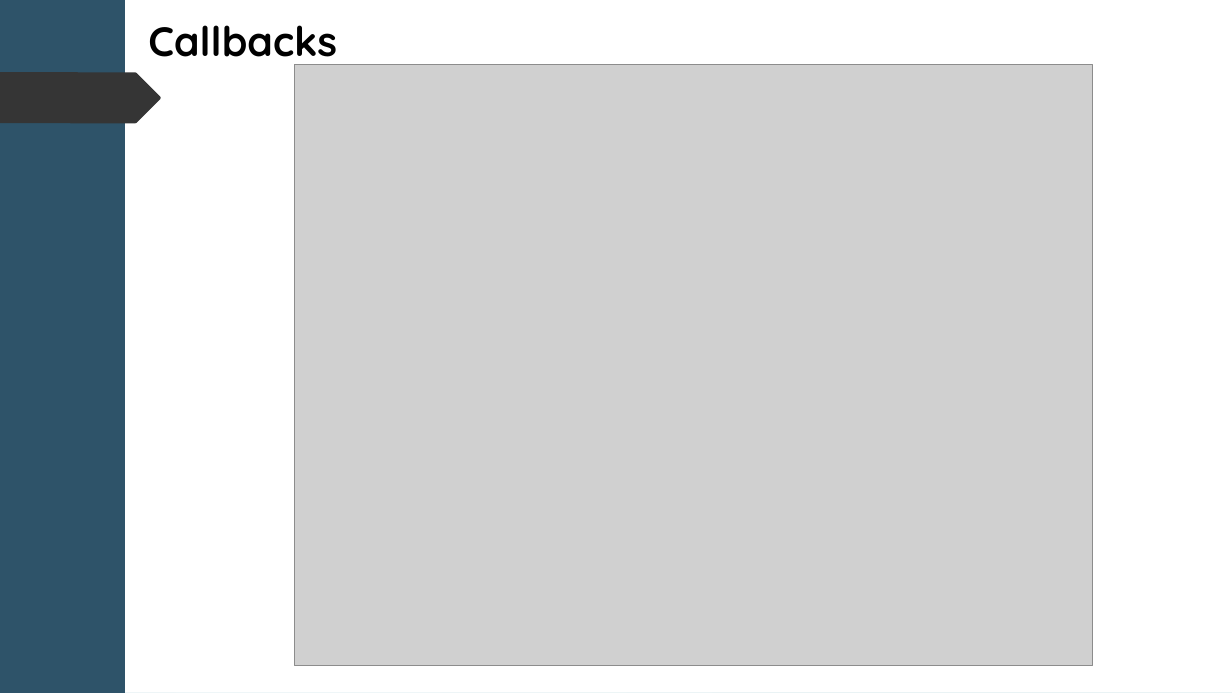
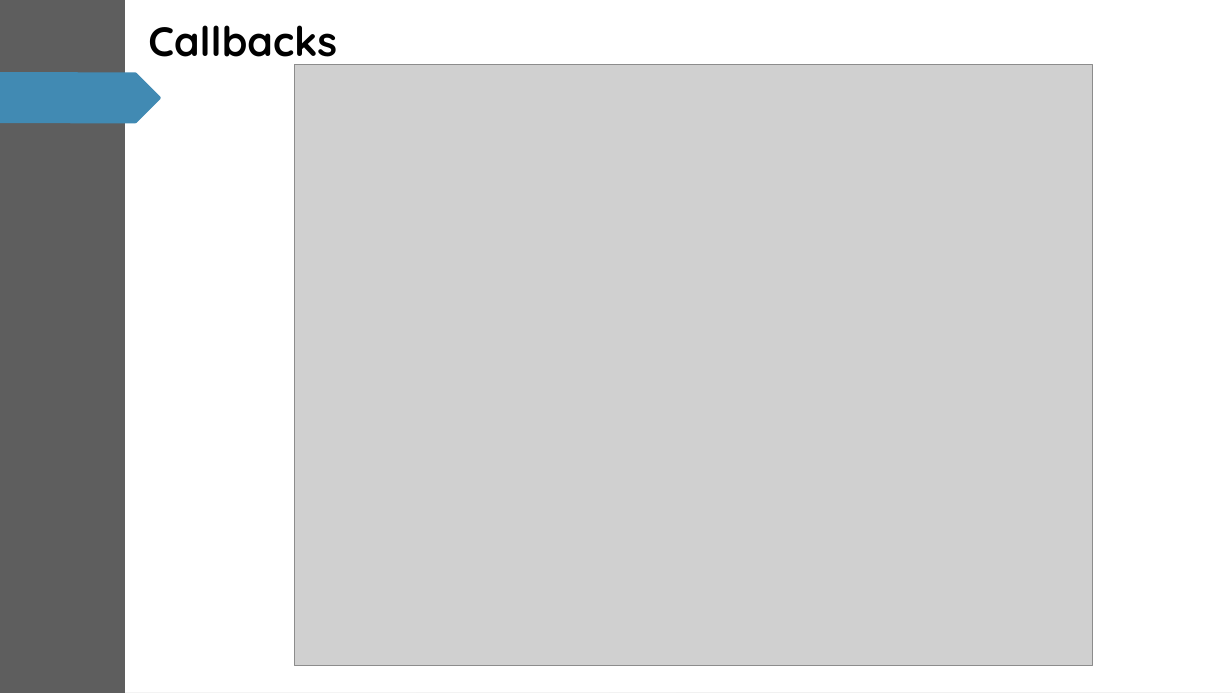
Before and after one commit to calvinmo/NTD2022, a slide deck: slide 13 of Async-Testing-NTD22-V1.pptx. Drawn at 1232x693 pixels with LibreOffice and Linux fonts; fonts in the diff are those of the drawing; grey boxes stand for pictures. Boxes give left, top, right and bottom in pixels: in the first picture for what was removed or moved away, otherwise in the second. Text is boxed around its words. In the diff, an @@ line names an element or a change of style, - is before the commit and + after.

```diff
--- a/Async-Testing-NTD22-V1.pptx
+++ b/Async-Testing-NTD22-V1.pptx
@@ background gradient #FFFFFF to #C5DEE5 to gradient #FFFFFF to #D7D7D7 @@
@@ rectangle at (0, 0, 125, 693): fill #2E5369 to #5E5E5E @@
@@ freeform shape at (0, 72, 161, 123): fill #353535 to #418AB3 @@
```
Also in this commit, not shown: 12 other slides changed, 1 slide removed.
